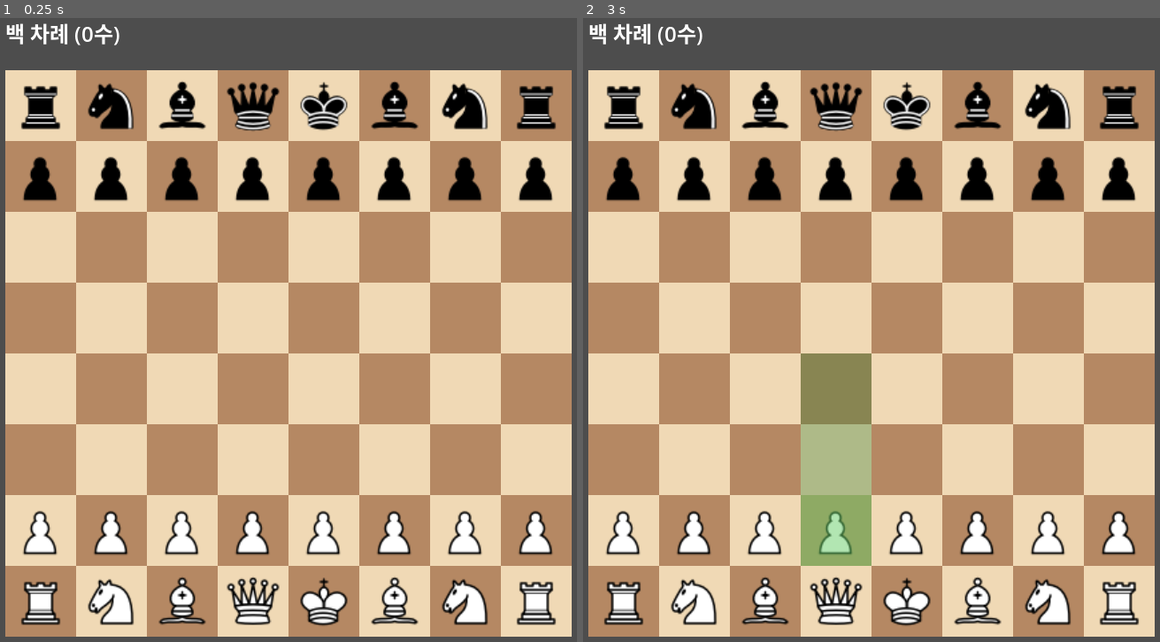
Above: before the commit, frames 1-2 (left to right).
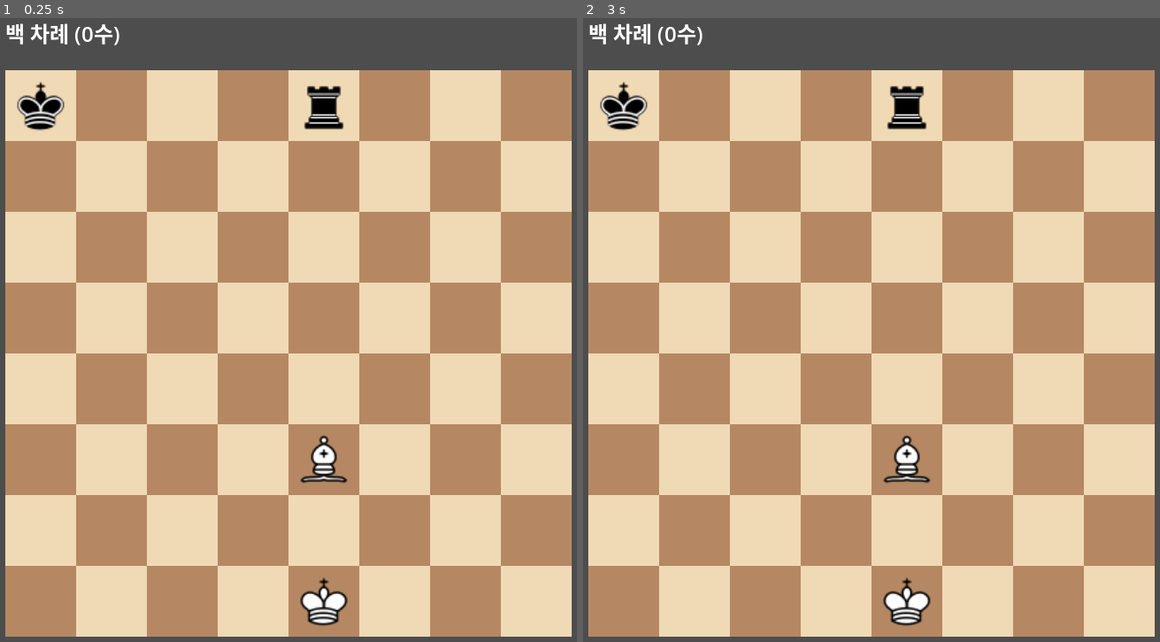
Above: after the commit, the same moments.

Repository: songhj0427/chess-godot
Game: Godot game, scene res://main.tscn
Same seed, same stepped clock (60 frames per second), same inputs: the game is played once before the commit and once after it.
Inputs (mouse positions are in pixels of both pictures, inside the frame that each line leads up to):
- Up to frame 1 (0.25 s): no input
- Up to frame 2 (3 s): tap Enter at 0.5, 2 s; move the mouse to (1027, 317) at 0.52 s; click (1027, 317) at 0.67 s; tap Space at 1.25, 2.75 s; move the mouse to (727, 386) at 1.27 s; click (727, 386) at 1.42 s; move the mouse to (940, 198) at 2.02 s; click (940, 198) at 2.17 s; move the mouse to (836, 492) at 2.77 s; click (836, 492) at 2.92 s

The runs differ from the first frame. In frame 1, 10% of the frame differs, in the area x 2-97%, y 10-98%; in frame 2, 14%.

Commit message:
feat: 합법성 검사

Diff:
--- a/chess_board.gd
+++ b/chess_board.gd
@@ -126,11 +126,15 @@
 	clear()
 	turn = Piece.Side.WHITE
 	move_count = 0
-	for col in SIZE:
-		set_piece(Vector2i(col, 0), Piece.new(BACK_RANK[col], Piece.Side.BLACK))
-		set_piece(Vector2i(col, 1), Piece.new(Piece.Type.PAWN, Piece.Side.BLACK))
-		set_piece(Vector2i(col, 6), Piece.new(Piece.Type.PAWN, Piece.Side.WHITE))
-		set_piece(Vector2i(col, 7), Piece.new(BACK_RANK[col], Piece.Side.WHITE))
+	set_piece(Vector2i(4, 7), Piece.new(Piece.Type.KING, Piece.Side.WHITE))    # e1
+	set_piece(Vector2i(4, 5), Piece.new(Piece.Type.BISHOP, Piece.Side.WHITE))  # e3
+	set_piece(Vector2i(4, 0), Piece.new(Piece.Type.ROOK, Piece.Side.BLACK))    # e8
+	set_piece(Vector2i(0, 0), Piece.new(Piece.Type.KING, Piece.Side.BLACK))    # a8
+	#for col in SIZE:
+		#set_piece(Vector2i(col, 0), Piece.new(BACK_RANK[col], Piece.Side.BLACK))
+		#set_piece(Vector2i(col, 1), Piece.new(Piece.Type.PAWN, Piece.Side.BLACK))
+		#set_piece(Vector2i(col, 6), Piece.new(Piece.Type.PAWN, Piece.Side.WHITE))
+		#set_piece(Vector2i(col, 7), Piece.new(BACK_RANK[col], Piece.Side.WHITE))
 
 func get_piece(pos: Vector2i) -> Piece:
 	if not is_inside(pos):
@@ -156,3 +160,58 @@
 	set_piece(to, piece)
 	set_piece(from, null)
 	piece.has_moved = true
+
+func copy() -> ChessBoard:
+	var c := ChessBoard.new()
+	c.clear()
+	for row in SIZE:
+		for col in SIZE:
+			var piece: Piece = board[row][col]
+			if piece != null:
+				c.board[row][col] = piece.copy()
+	c.turn = turn
+	c.move_count = move_count
+	return c
+
+func find_king(side: Piece.Side) -> Vector2i:
+	for row in SIZE:
+		for col in SIZE:
+			var piece: Piece = board[row][col]
+			if piece != null and piece.side == side and piece.type == Piece.Type.KING:
+				return Vector2i(col, row)
+	return Vector2i(-1, -1)
+
+func is_attacked(pos: Vector2i, by_side: Piece.Side) -> bool:
+	for row in SIZE:
+		for col in SIZE:
+			var from := Vector2i(col, row)
+			var piece := get_piece(from)
+			if piece == null or piece.side != by_side:
+				continue
+			if pos in get_moves(from):
+				return true
+	return false
+
+func is_in_check(side: Piece.Side) -> bool:
+	var king_pos := find_king(side)
+	if not is_inside(king_pos):
+		return false
+	return is_attacked(king_pos, opponent(side))
+
+func opponent(side: Piece.Side) -> Piece.Side:
+	return Piece.Side.BLACK if side == Piece.Side.WHITE else Piece.Side.WHITE
+
+func get_legal_moves(from: Vector2i) -> Array[Vector2i]:
+	var piece := get_piece(from)
+	if piece == null:
+		return []
+
+	var result: Array[Vector2i] = []
+
+	for to in get_moves(from):
+		var test := copy()
+		test.move_piece(from, to)
+		if not test.is_in_check(piece.side):
+			result.append(to)
+
+	return result
--- a/main.gd
+++ b/main.gd
@@ -50,6 +50,8 @@
 const COLOR_MOVE := Color(0.2, 0.5, 0.2, 0.35)
 const COLOR_CAPTURE := Color(0.8, 0.2, 0.2, 0.4)
 
+const COLOR_CHECK := Color(0.9, 0.1, 0.1, 0.45)
+
 func board_to_screen(pos: Vector2i) -> Vector2:
 	return BOARD_OFFSET + Vector2(pos) * SQUARE_SIZE
 
@@ -78,7 +80,10 @@
 
 func _update_ui() -> void:
 	var side_name: String = "백" if chess_board.turn == Piece.Side.WHITE else "흑"
-	%TurnLabel.text = "%s 차례 (%d수)" % [side_name, chess_board.move_count]
+	var text := "%s 차례 (%d수)" % [side_name, chess_board.move_count]
+	if chess_board.is_in_check(chess_board.turn):
+		text += "  — 체크!"
+	%TurnLabel.text = text
 
 func _update_pieces() -> void:
 	for child in piece_visual.get_children():
@@ -146,7 +151,7 @@
 
 func _select(cell: Vector2i) -> void:
 	selected = cell
-	legal_moves = chess_board.get_moves(cell)
+	legal_moves = chess_board.get_legal_moves(cell)
 
 func _deselect() -> void:
 	selected = Vector2i(-1, -1)
@@ -155,6 +160,11 @@
 func _update_highlight() -> void:
 	for child in highlight_visual.get_children():
 		child.queue_free()
+
+	if chess_board.is_in_check(chess_board.turn):
+		var king_pos := chess_board.find_king(chess_board.turn)
+		if chess_board.is_inside(king_pos):
+			_add_highlight(king_pos, COLOR_CHECK)
 
 	if not is_inside(selected):
 		return
